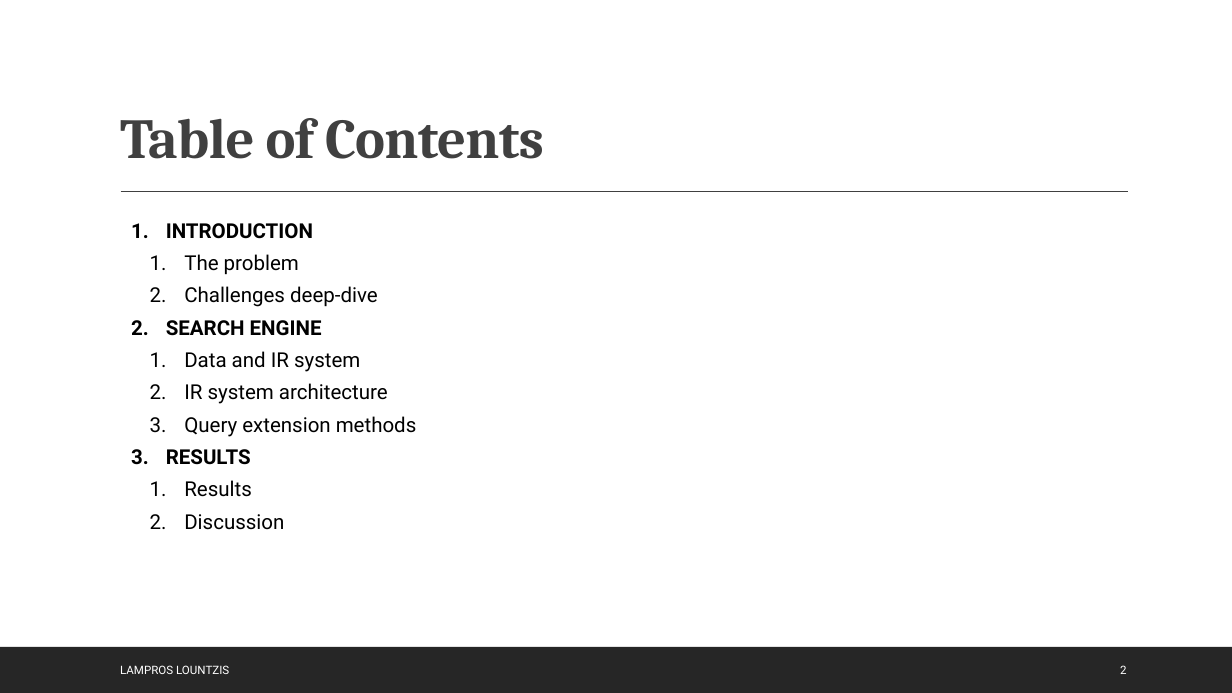
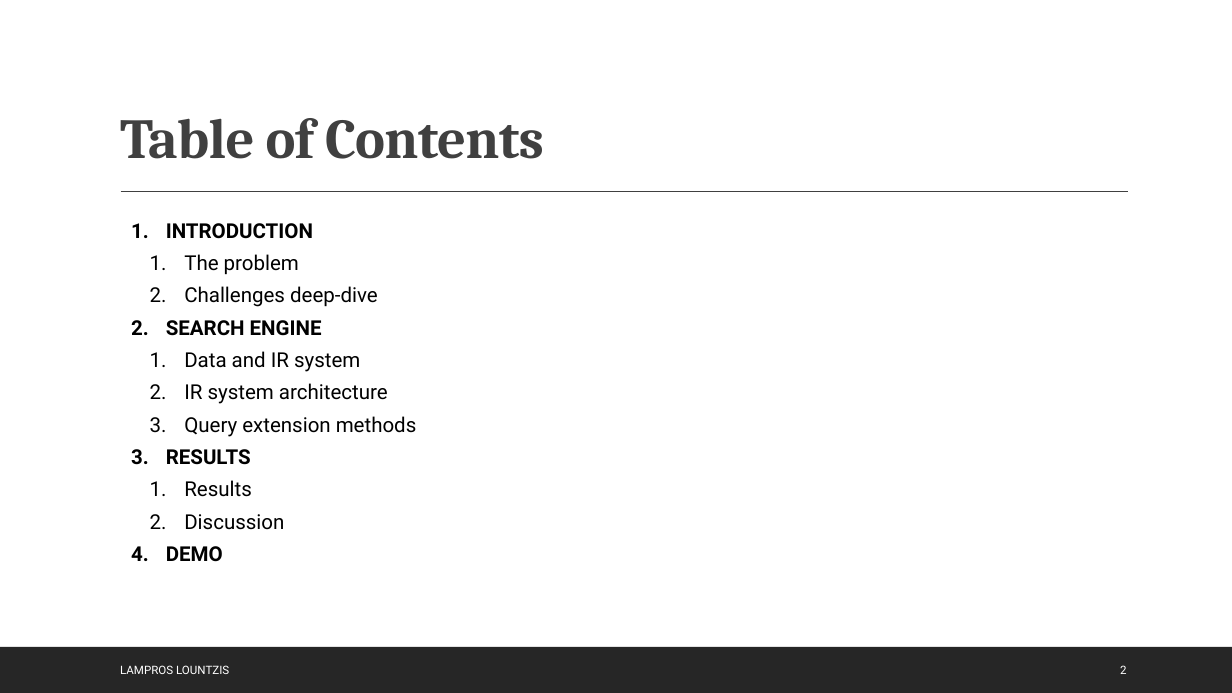
Before and after one commit to lamproslntz/search-engine-extended, a slide deck: slide 2 of report/report.pptx. Drawn at 1232x693 pixels with LibreOffice and Linux fonts; fonts in the diff are those of the drawing. Boxes give left, top, right and bottom in pixels: in the first picture for what was removed or moved away, otherwise in the second. Text is boxed around its words. In the diff, an @@ line names an element or a change of style, - is before the commit and + after.

Commit message:
updated report with demo section

```diff
--- a/report/report.pptx
+++ b/report/report.pptx
@@ text at [166,546,223,562]: paragraph added @@
+  4. DEMO
```
Also in this commit, not shown: 3 slides added.
